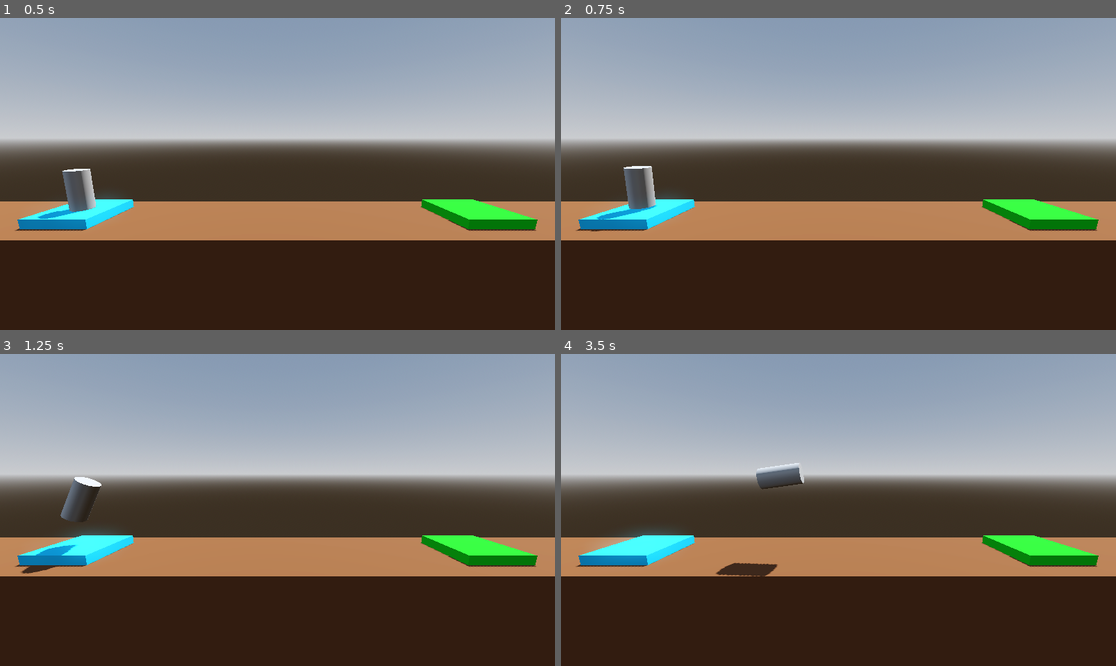
Above: before the commit, frames 1-4 (two rows, left to right).
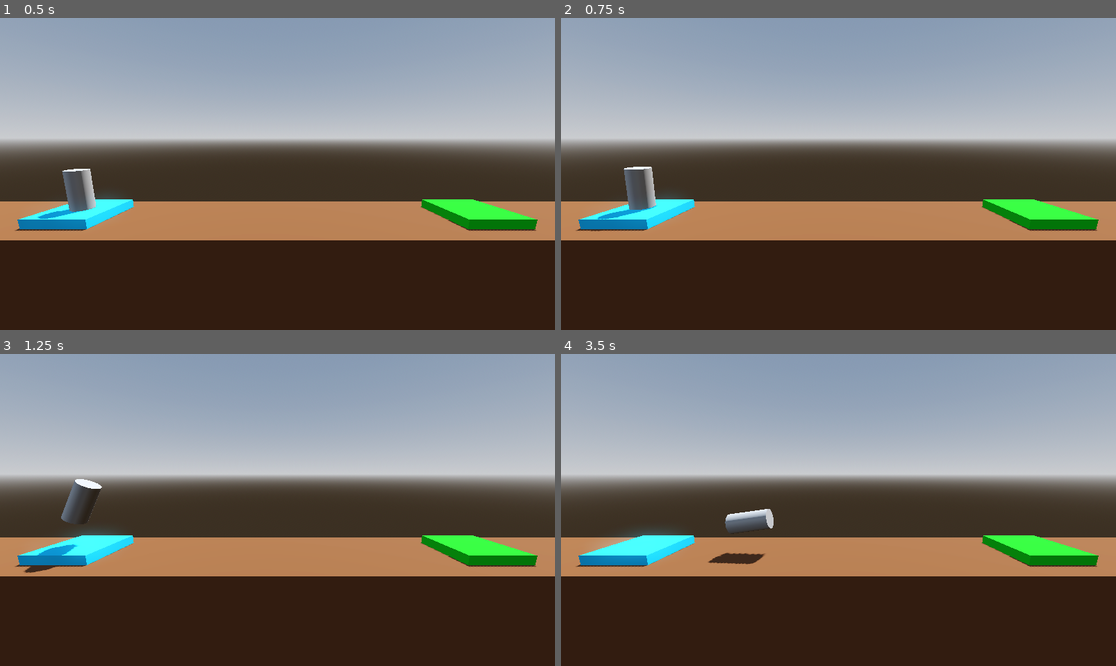
Above: after the commit, the same moments.

Repository: FabioAVSilva/projectboost
Game: Godot game, scene res://Level/level.tscn
The game is run twice, just before and just after one commit, with the same random seed, the same clock (stepped at 60 frames per second) and the same inputs.
Inputs:
- Up to frame 1 (0.5 s): no input
- Up to frame 2 (0.75 s): tap Enter (ui_accept) at 0.5 s; hold Right (ui_right) from 0.53 s (still down); hold Space (boost, bound only after the commit) from 0.53 s (still down)
- Up to frame 3 (1.25 s): keep holding Right (ui_right); keep holding Space (boost, bound only after the commit); tap Enter (ui_accept) at 0.77, 0.8, 1.07 s
- Up to frame 4 (3.5 s): release Right (ui_right) at 1.28 s; release Space (boost, bound only after the commit) at 1.28 s; hold Left (ui_left) 1.28-2.03 s; tap Enter (ui_accept) at 1.35, 1.52, 1.82, 2.3, 3.02, 3.32 s; tap Space (boost, bound only after the commit) at 1.55, 2.85 s; hold Space (boost, bound only after the commit) 2.03-2.78 s; hold Right (ui_right) from 2.03 s (still down)

Frame 1 is identical in both runs. In frame 2, less than 0.1% of the frame differs, in the area x 5-18%, y 47-69%; in frame 3, 0.2%; in frame 4, 1.6%, in the area x 26-44%, y 34-72%.

Commit message:
Configures player input actions
Configures project settings for player input actions,
mapping boost, rotate left, and rotate right actions to
specific key inputs for player control.

Diff:
--- a/player.gd
+++ b/player.gd
@@ -3,11 +3,11 @@
 
 # Called every frame. 'delta' is the elapsed time since the previous frame.
 func _process(delta: float) -> void:
-	if Input.is_action_pressed("ui_accept"):
+	if Input.is_action_pressed("boost"):
 		apply_central_force(basis.y * delta * 1000)
 
-	if Input.is_action_pressed("ui_left"):
+	if Input.is_action_pressed("rotate_left"):
 		apply_torque(Vector3(0.0, 0.0, 100.0) * delta)
 
-	if Input.is_action_pressed("ui_right"):
-		apply_torque(Vector3(0.0, 0.0, 100.0) * delta * -1)
+	if Input.is_action_pressed("rotate_right"):
+		apply_torque(Vector3(0.0, 0.0, -100.0) * delta)
--- a/project.godot
+++ b/project.godot
@@ -14,3 +14,25 @@
 run/main_scene="uid://ibcbv4ejjhmj"
 config/features=PackedStringArray("4.4", "Forward Plus")
 config/icon="res://icon.svg"
+
+[input]
+
+boost={
+"deadzone": 0.2,
+"events": [Object(InputEventKey,"resource_local_to_scene":false,"resource_name":"","device":-1,"window_id":0,"alt_pressed":false,"shift_pressed":false,"ctrl_pressed":false,"meta_pressed":false,"pressed":false,"keycode":0,"physical_keycode":32,"key_label":0,"unicode":32,"location":0,"echo":false,"script":null)
+, Object(InputEventKey,"resource_local_to_scene":false,"resource_name":"","device":-1,"window_id":0,"alt_pressed":false,"shift_pressed":false,"ctrl_pressed":false,"meta_pressed":false,"pressed":false,"keycode":0,"physical_keycode":87,"key_label":0,"unicode":119,"location":0,"echo":false,"script":null)
+, Object(InputEventKey,"resource_local_to_scene":false,"resource_name":"","device":-1,"window_id":0,"alt_pressed":false,"shift_pressed":false,"ctrl_pressed":false,"meta_pressed":false,"pressed":false,"keycode":0,"physical_keycode":4194320,"key_label":0,"unicode":0,"location":0,"echo":false,"script":null)
+]
+}
+rotate_left={
+"deadzone": 0.2,
+"events": [Object(InputEventKey,"resource_local_to_scene":false,"resource_name":"","device":-1,"window_id":0,"alt_pressed":false,"shift_pressed":false,"ctrl_pressed":false,"meta_pressed":false,"pressed":false,"keycode":0,"physical_keycode":65,"key_label":0,"unicode":97,"location":0,"echo":false,"script":null)
+, Object(InputEventKey,"resource_local_to_scene":false,"resource_name":"","device":-1,"window_id":0,"alt_pressed":false,"shift_pressed":false,"ctrl_pressed":false,"meta_pressed":false,"pressed":false,"keycode":0,"physical_keycode":4194319,"key_label":0,"unicode":0,"location":0,"echo":false,"script":null)
+]
+}
+rotate_right={
+"deadzone": 0.2,
+"events": [Object(InputEventKey,"resource_local_to_scene":false,"resource_name":"","device":-1,"window_id":0,"alt_pressed":false,"shift_pressed":false,"ctrl_pressed":false,"meta_pressed":false,"pressed":false,"keycode":0,"physical_keycode":68,"key_label":0,"unicode":100,"location":0,"echo":false,"script":null)
+, Object(InputEventKey,"resource_local_to_scene":false,"resource_name":"","device":-1,"window_id":0,"alt_pressed":false,"shift_pressed":false,"ctrl_pressed":false,"meta_pressed":false,"pressed":false,"keycode":0,"physical_keycode":4194321,"key_label":0,"unicode":0,"location":0,"echo":false,"script":null)
+]
+}
